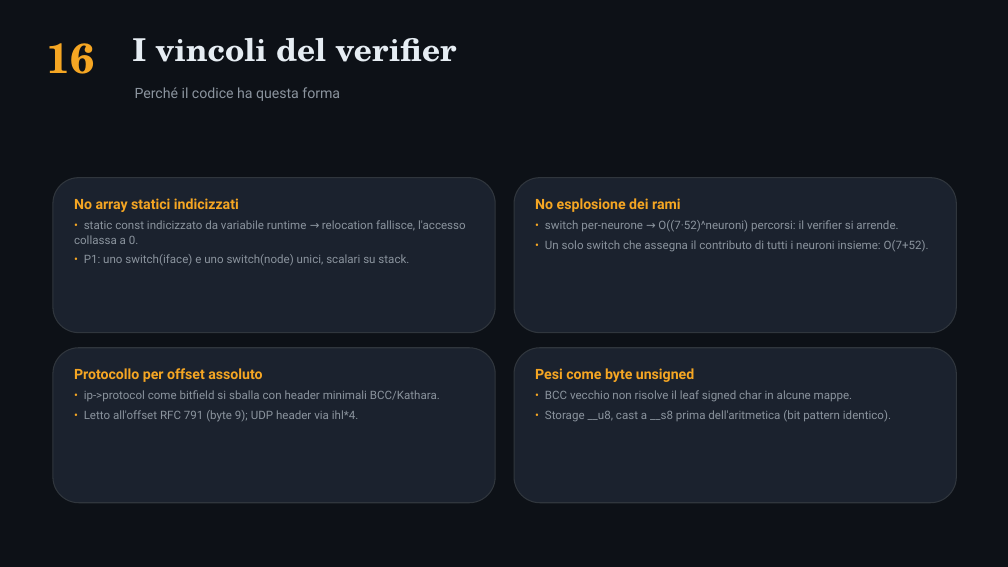
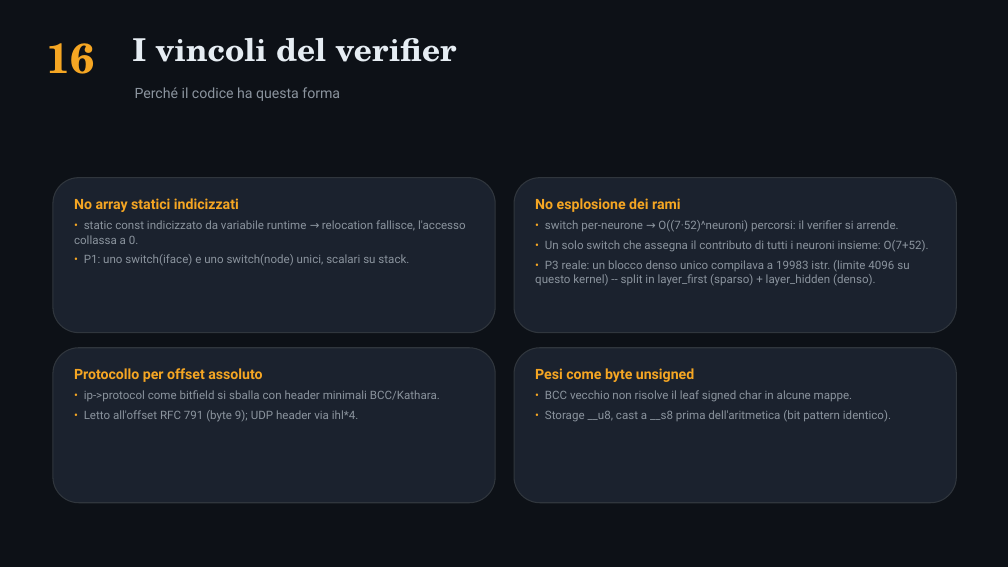
Before and after one commit to ettore-cantile/ipa_lab, a slide deck: slide 17 of docs/IPA_eBPF_pipelines.pptx. Drawn at 1008x567 pixels with LibreOffice and Linux fonts; fonts in the diff are those of the drawing. Boxes give left, top, right and bottom in pixels: in the first picture for what was removed or moved away, otherwise in the second. Text is boxed around its words. In the diff, an @@ line names an element or a change of style, - is before the commit and + after.

```diff
--- a/docs/IPA_eBPF_pipelines.pptx
+++ b/docs/IPA_eBPF_pipelines.pptx
@@ text at bbox=[535, 260, 909, 286]: paragraph added @@
+• P3 reale: un blocco denso unico compilava a 19983 istr. (limite 4096 su questo kernel) -- split in layer_first (sparso) + layer_hidden (denso).
```
Also in this commit, not shown: 7 other slides changed.
